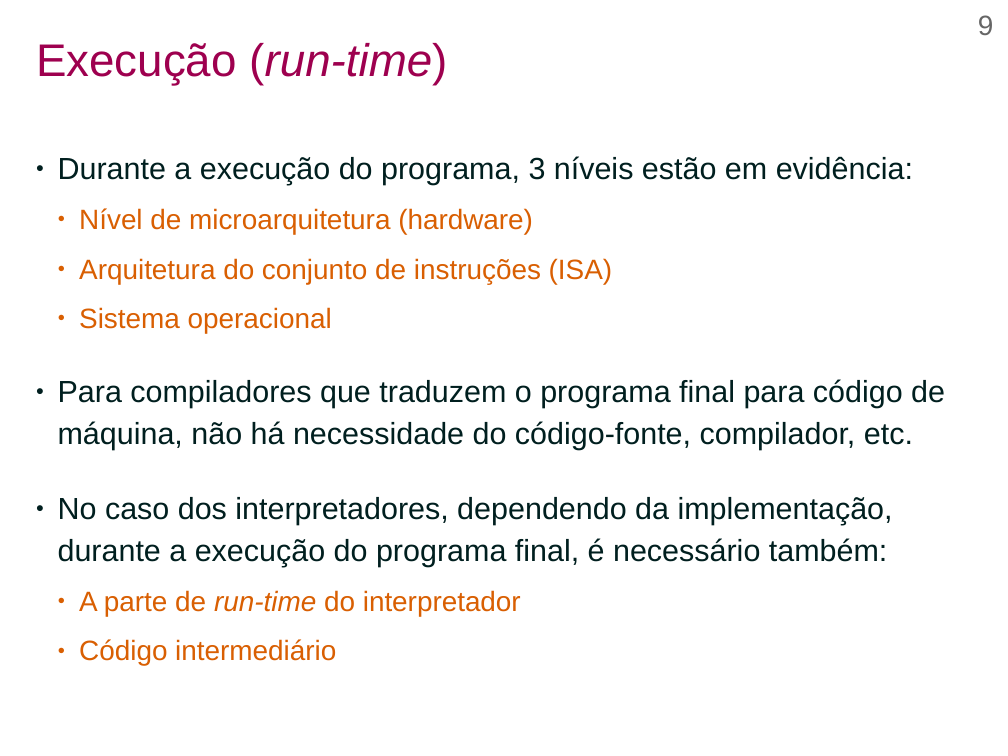
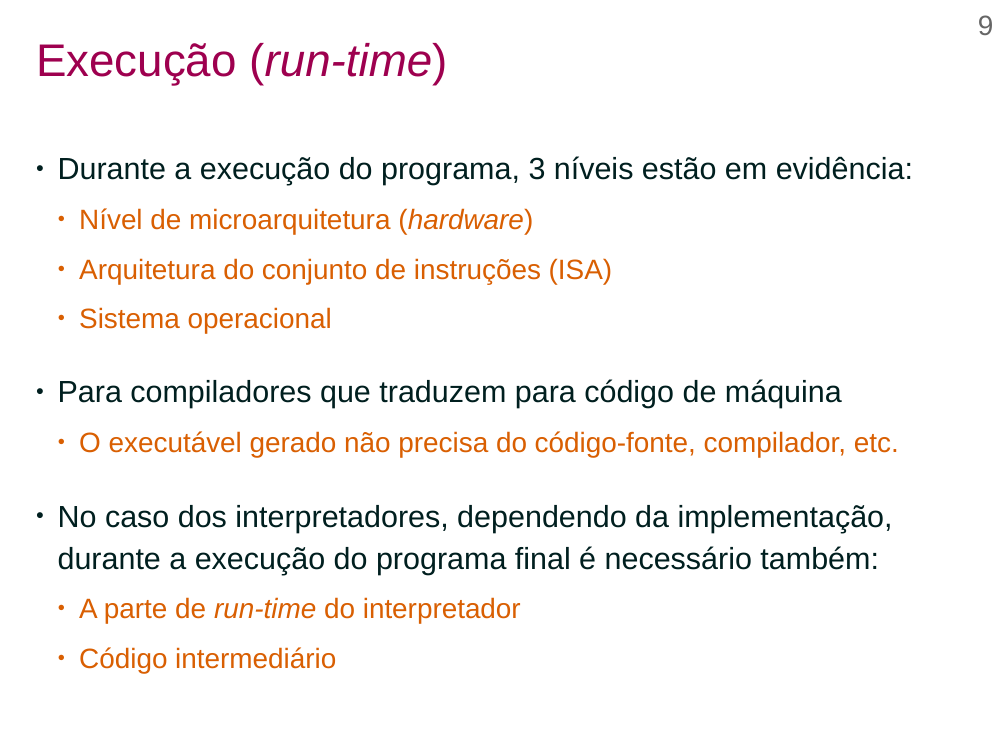
Before and after one commit to efurlanm/teaching, a slide deck: slide 9 of aed/AED-U1S2-Assembly.odp. Drawn at 1008x756 pixels with LibreOffice and Linux fonts; fonts in the diff are those of the drawing; background and template pictures are left out. Boxes give left, top, right and bottom in pixels: in the first picture for what was removed or moved away, otherwise in the second. Text is boxed around its words. In the diff, an @@ line names an element or a change of style, - is before the commit and + after.

```diff
--- a/aed/AED-U1S2-Assembly.odp
+++ b/aed/AED-U1S2-Assembly.odp
@@ text at [79, 208, 533, 235]: italic on in "(hardware)" @@
@@ text at [58, 379, 899, 574]: text changed @@
-● Para compiladores que traduzem o programa final para código de máquina, não há necessidade do código-fonte, compilador, etc.
-● No caso dos interpretadores, dependendo da implementação, durante a execução do programa final, é necessário também:
+● Para compiladores que traduzem para código de máquina
+  ● O executável gerado não precisa do código-fonte, compilador, etc.
+● No caso dos interpretadores, dependendo da implementação, durante a execução do programa final é necessário também:
```
Also in this commit, not shown: 30 other slides changed, 18 other files.
